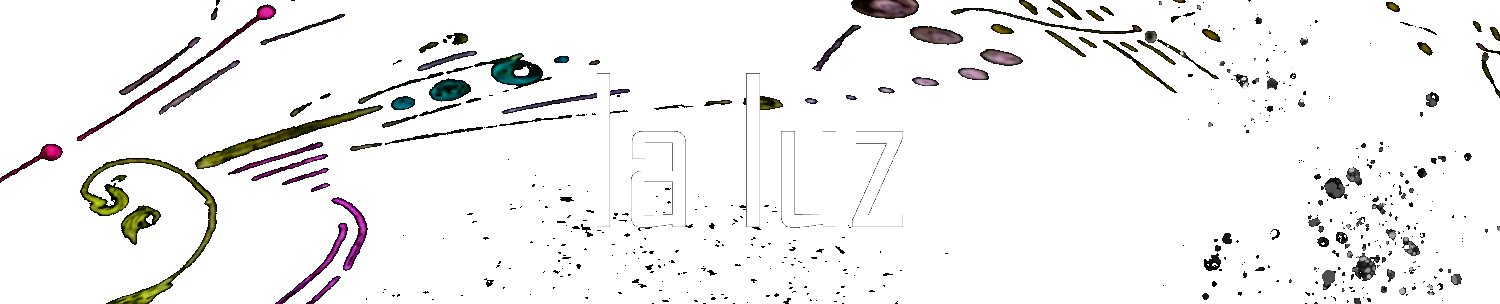
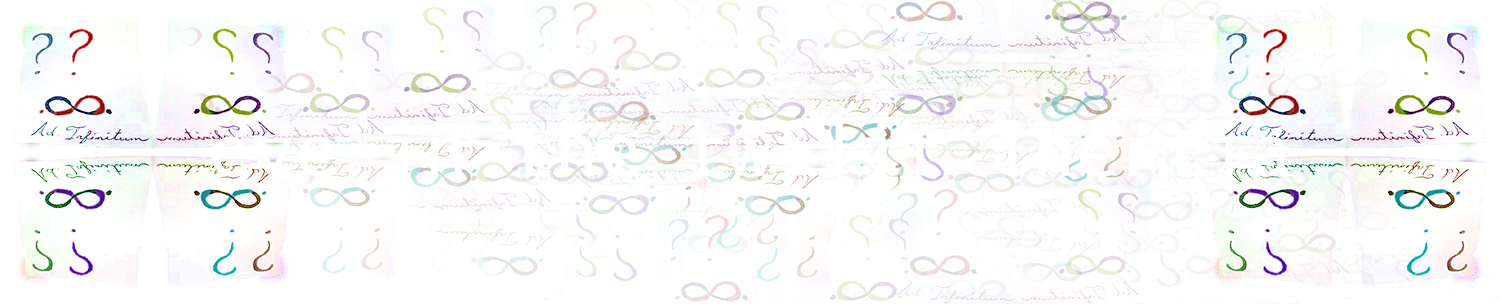
Layer changes from the first 1500x304 image to the second:
renamed "la luz" to "eve in the twilit inertia", painted on it over (212, 73, 1291, 228)
added layer "album-cube-texture" (1st of 2) above "album-cube-texture" over (1208, 16, 1486, 289)
added layer "album-cube-texture" (2nd of 2) above "Layer 2" over (14, 0, 1500, 304)
painted on "Layer 2" over (0, 0, 1500, 304)
